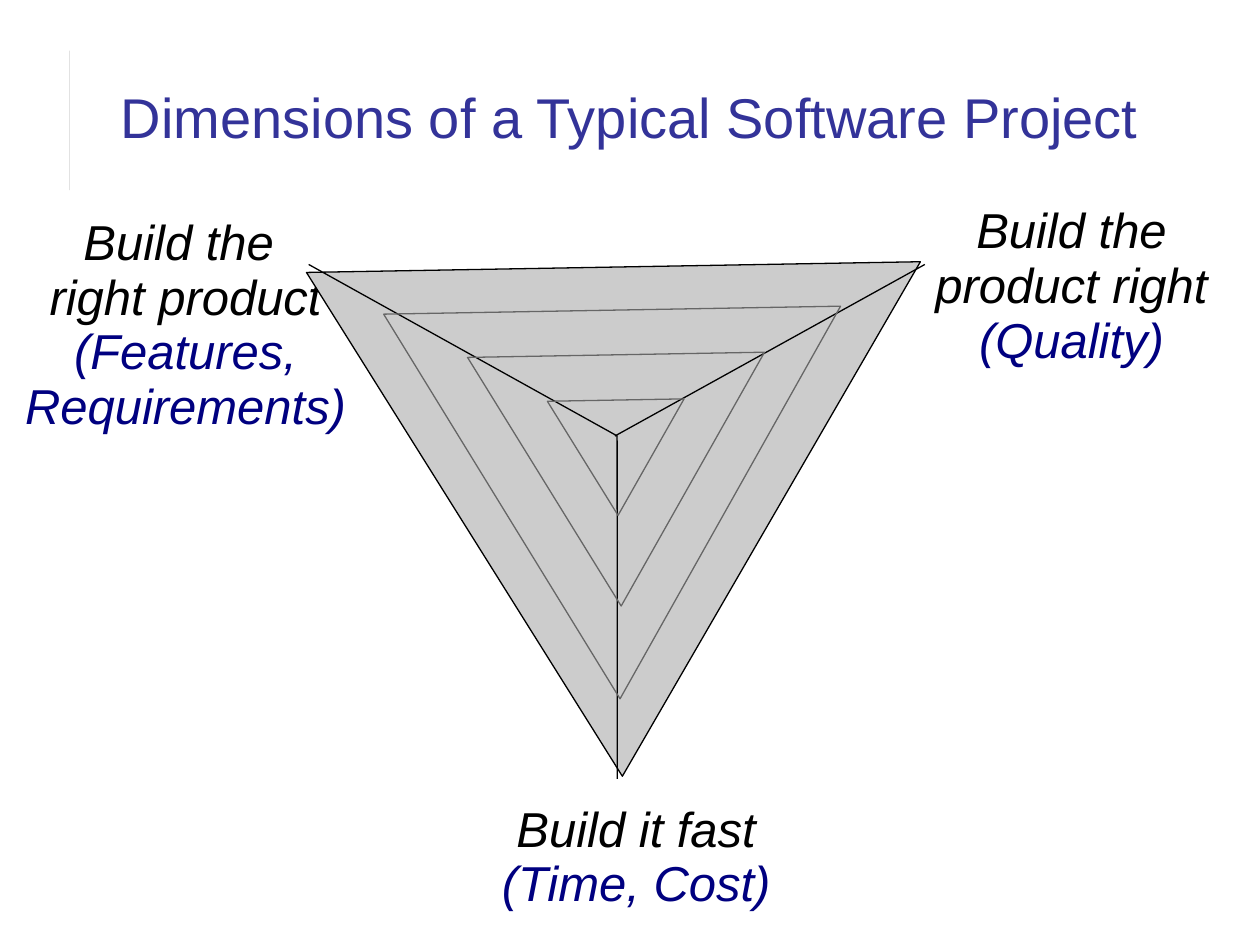
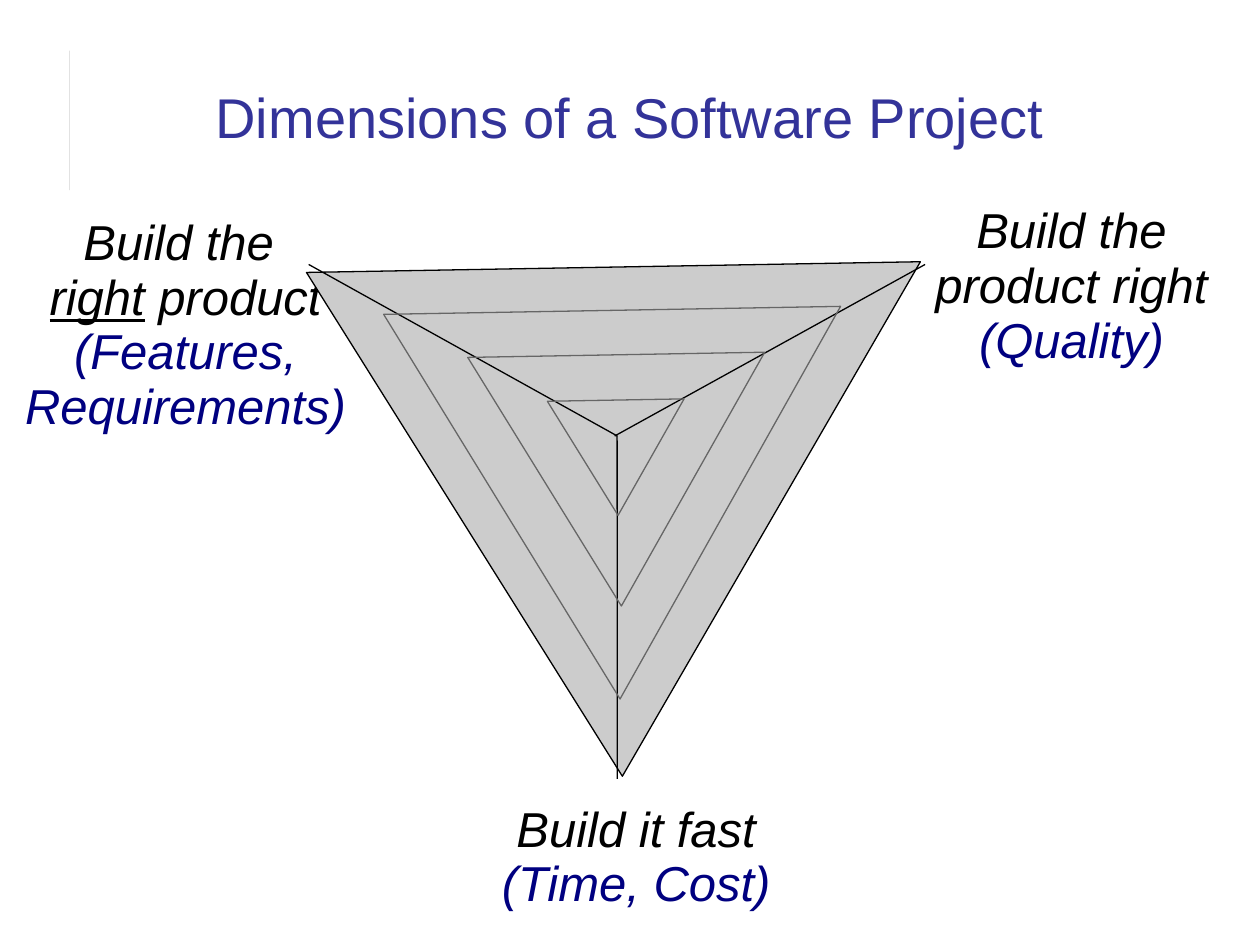
Before and after one commit to cpske/ISP, a slide deck: slide 6 of introduction/Introduction-to-Course.ppt. Drawn at 1260x945 pixels with LibreOffice and Linux fonts; fonts in the diff are those of the drawing. Boxes give left, top, right and bottom in pixels: in the first picture for what was removed or moved away, otherwise in the second. Text is boxed around its words. In the diff, an @@ line names an element or a change of style, - is before the commit and + after.

```diff
--- a/introduction/Introduction-to-Course.ppt
+++ b/introduction/Introduction-to-Course.ppt
@@ title at (x1=215, y1=97, x2=1043, y2=149): text changed @@
-Dimensions of a Typical Software Project
+Dimensions of a Software Project
@@ text at (x1=50, y1=224, x2=321, y2=325): underline on in "right" @@
```
Also in this commit, not shown: 8 other slides changed, 2 other files.
